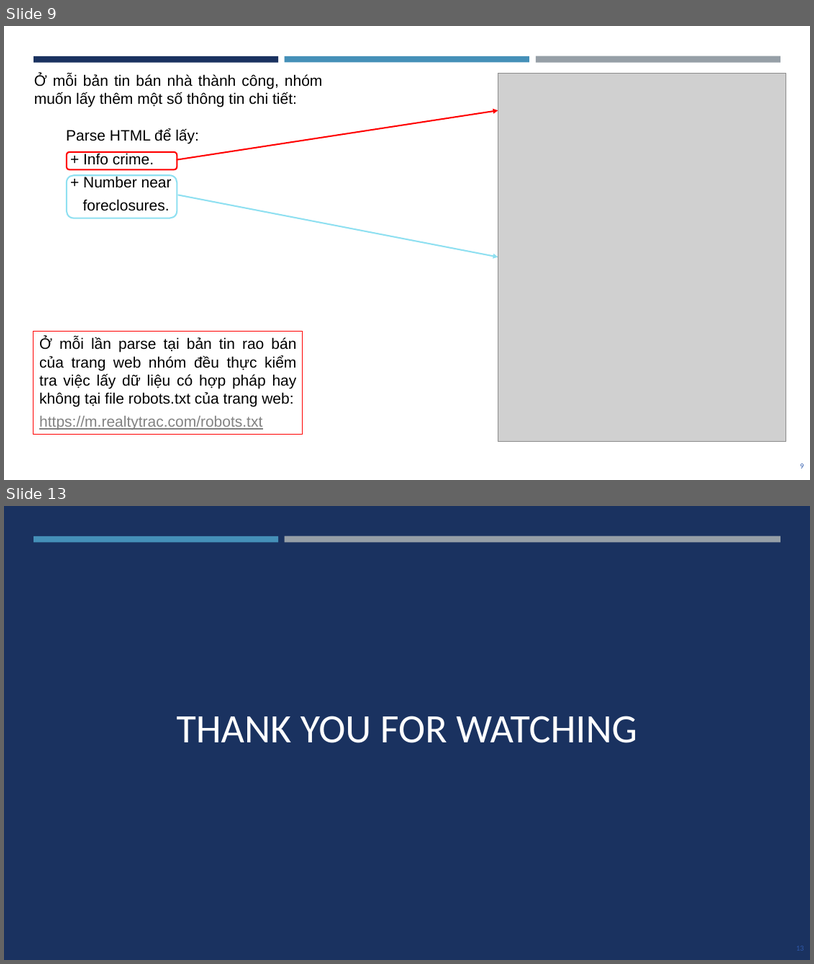
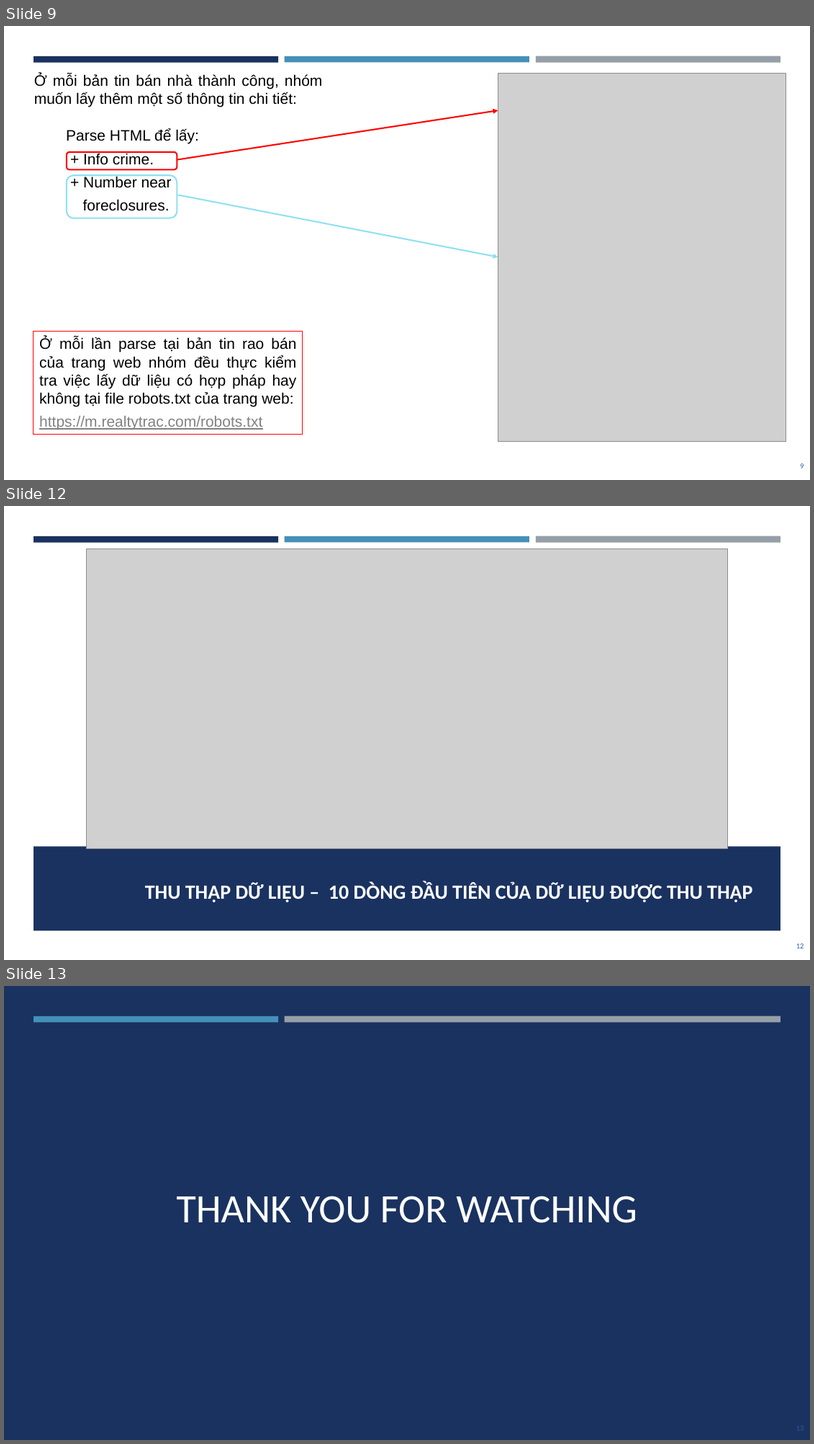
Before and after one commit to dpnam/DS-Final-Project, a slide deck: report-slide/BaoCaoLan01_DS.pptx. Shown one above the other, each under a label of ours: slides 9 and 13 before the commit, slides 9, 12 and 13 after it; the slides between them are not shown. The pictures are 814x964 and 814x1444 pixels, drawn with LibreOffice and Linux fonts; fonts in the diff are those of the drawing; grey boxes stand for pictures. Boxes give left, top, right and bottom in pixels: in the first picture for what was removed or moved away, otherwise in the second. Text is boxed around its words. In the diff, an @@ line names an element or a change of style, - is before the commit and + after.

```diff
--- a/report-slide/BaoCaoLan01_DS.pptx
+++ b/report-slide/BaoCaoLan01_DS.pptx
@@ slide 12 added at (4,506,810,960), background #FFFFFF @@
@@ rectangle added at (34,536,278,542), fill #1A3260 @@
@@ rectangle added at (285,536,530,542), fill #4590B8 @@
@@ rectangle added at (536,536,781,543), fill #969FA7 @@
@@ picture added at (86,549,728,849) @@
@@ rectangle added at (34,846,782,930), fill #1A3260 @@
@@ title added at (145,882,753,902), 24 pt, text #FFFFFF, bold @@
+THU THẬP DỮ LIỆU – 10 DÒNG ĐẦU TIÊN CỦA DỮ LIỆU ĐƯỢC THU THẬP
@@ page number added at (797,943,805,948), 9 pt, text #2F5AAC @@
+12
```
Also in this commit, not shown: 1 slide changed, 1 other slide added, 2 slides removed, 4 other files.
